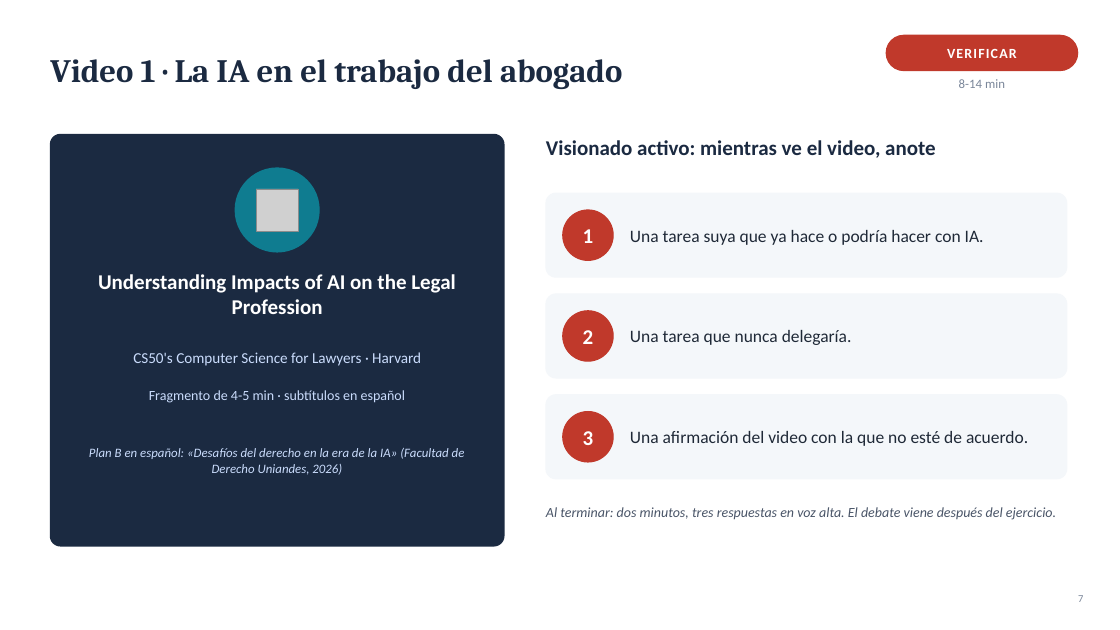
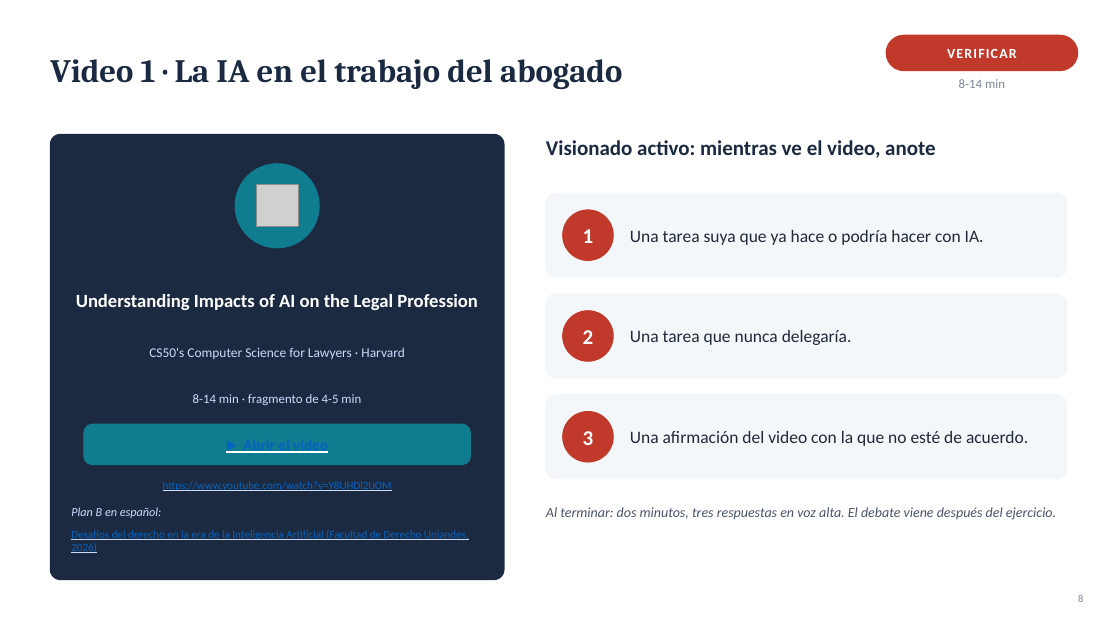
Before and after one commit to Arturoramos22/Arturoramos22, a slide deck: slide 8 of conferencia-derecho-tecnologia/DIAPOSITIVAS.pptx (slide 7 before the commit). Drawn at 1120x630 pixels with LibreOffice and Linux fonts; fonts in the diff are those of the drawing; grey boxes stand for pictures. Boxes give left, top, right and bottom in pixels: in the first picture for what was removed or moved away, otherwise in the second. Text is boxed around its words. In the diff, an @@ line names an element or a change of style, - is before the commit and + after.

```diff
--- a/conferencia-derecho-tecnologia/DIAPOSITIVAS.pptx
+++ b/conferencia-derecho-tecnologia/DIAPOSITIVAS.pptx
@@ rounded rectangle: place and size @@
-rounded rectangle at [50, 134, 504, 546]
+rounded rectangle at [50, 134, 504, 580]
@@ rounded rectangle at [50, 134, 504, 580]: proportions changed @@
@@ ellipse: place and size @@
-ellipse at [235, 168, 319, 252]
+ellipse at [235, 164, 319, 248]
@@ picture: place and size @@
-picture at [256, 189, 298, 231]
+picture at [256, 185, 298, 227]
@@ text "Understanding Impacts of AI on ...": place and size @@
-text "Understanding Impacts of AI on ..." at [98, 274, 456, 314]
+text "Understanding Impacts of AI on ..." at [76, 294, 478, 310]
@@ text "Understanding Impacts of AI on ..." at [76, 294, 478, 310]: size 18 to 16 pt; vertical alignment top to middle @@
@@ text "CS50's Computer Science for Lawyers ..." at [149, 347, 404, 359]: size 13 to 11.5 pt @@
@@ text at [193, 394, 361, 405]: text changed; size 12 to 11 pt @@
-Fragmento de 4-5 min · subtítulos en español
+8-14 min · fragmento de 4-5 min
@@ rounded rectangle added at [84, 424, 471, 465], fill #0F7C90, outline #0F7C90 1 pt @@
@@ text added at [243, 440, 328, 453], 13 pt, text #0563C1, bold, underline @@
+▶ Abrir el video
@@ text added at [71, 507, 162, 518], 10.5 pt, text #CADCFC, italic @@
+Plan B en español:
@@ text added at [163, 481, 392, 491], 9.5 pt, text #0563C1, underline @@
+https://www.youtube.com/watch?v=Y8UHDl2IJOM
@@ text at [71, 530, 469, 553]: text changed; size 11 to 9.5 pt; text colour #CADCFC to #0563C1; italic off @@
-Plan B en español: «Desafíos del derecho en la era de la IA» (Facultad de Derecho Uniandes, 2026)
+Desafíos del derecho en la era de la Inteligencia Artificial (Facultad de Derecho Uniandes, 2026)
@@ text at [1078, 595, 1083, 602]: text changed @@
-7
+8
```
Also in this commit, not shown: 15 other slides changed, 1 slide added, 2 other files.
